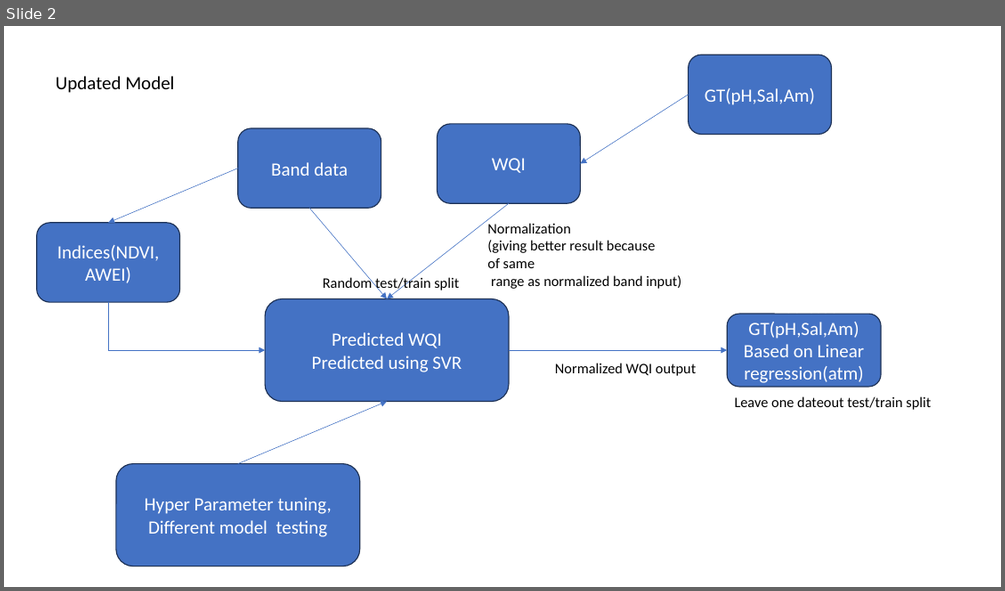
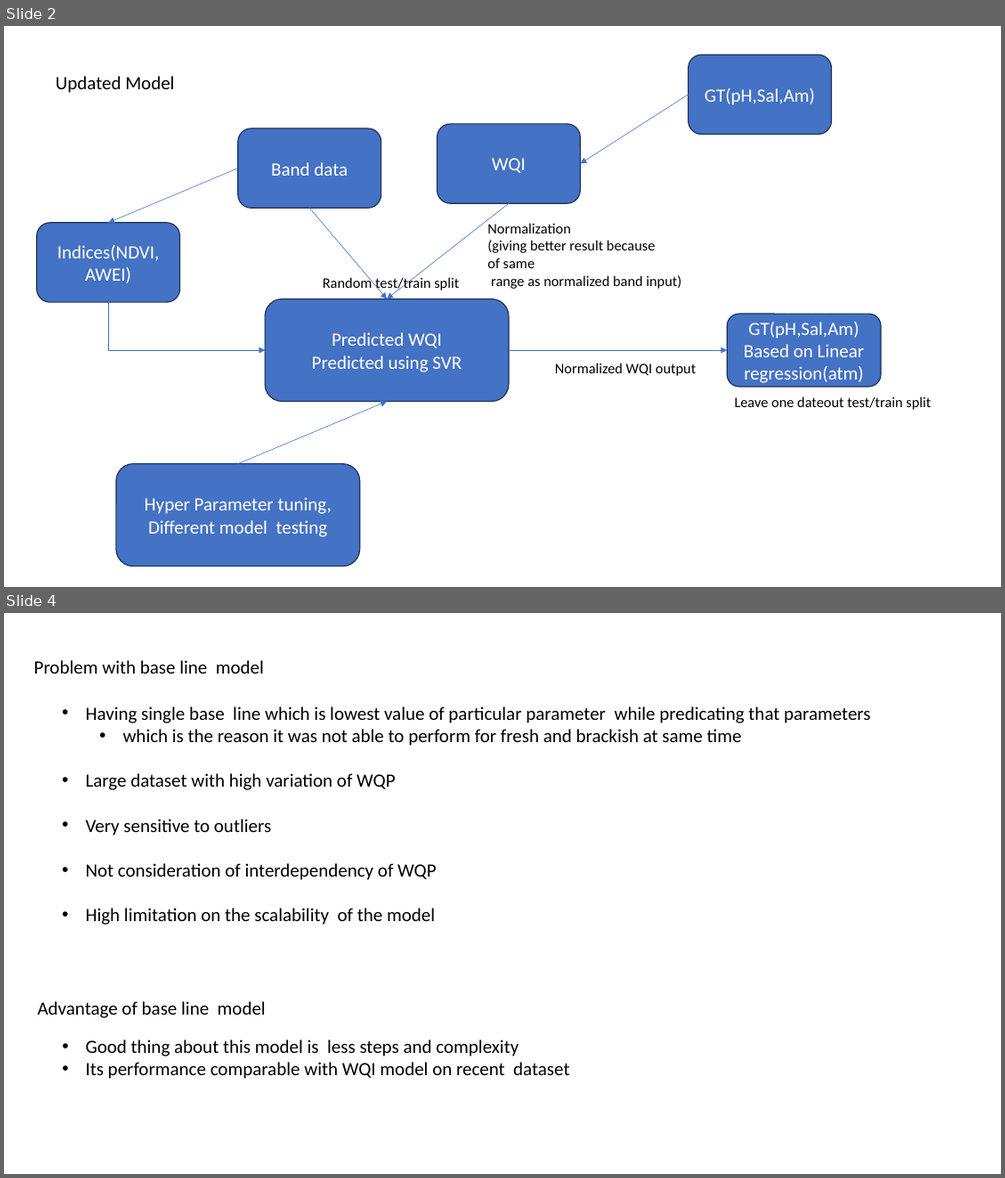
Before and after one commit to RohitPingale/DailyWorkAtCompany, a slide deck: Documents/Presentation1.pptx. Shown one above the other, each under a label of ours: slide 2 before the commit, slides 2 and 4 after it; the slides between them are not shown. The pictures are 1005x591 and 1005x1178 pixels, drawn with LibreOffice and Linux fonts; fonts in the diff are those of the drawing. Boxes give left, top, right and bottom in pixels: in the first picture for what was removed or moved away, otherwise in the second. Text is boxed around its words. In the diff, an @@ line names an element or a change of style, - is before the commit and + after.

```diff
--- a/Documents/Presentation1.pptx
+++ b/Documents/Presentation1.pptx
@@ slide 4 added at (4,613,1001,1174), background #FFFFFF @@
@@ text added at (34,660,264,674), 18 pt, text #000000 @@
+Problem with base line model
@@ text added at (86,706,871,925), 18 pt, text #000000 @@
+• Having single base line which is lowest value of particular parameter while predicating that parameters
+  • which is the reason it was not able to perform for fresh and brackish at same time
+• Large dataset with high variation of WQP
+• Very sensitive to outliers
+• Not consideration of interdependency of WQP
+• High limitation on the scalability of the model
@@ text added at (38,1001,266,1018), 18 pt, text #000000 @@
+Advantage of base line model
@@ text added at (86,1039,569,1078), 18 pt, text #000000 @@
+• Good thing about this model is less steps and complexity
+• Its performance comparable with WQI model on recent dataset
```
Also in this commit, not shown: 6 other slides added, 3 other files.
